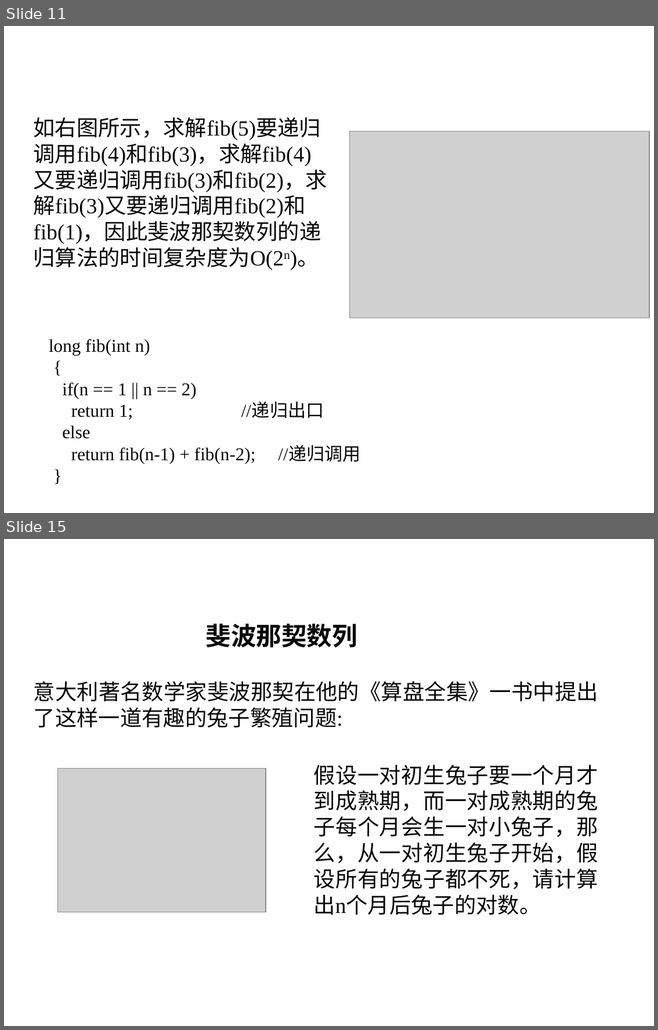
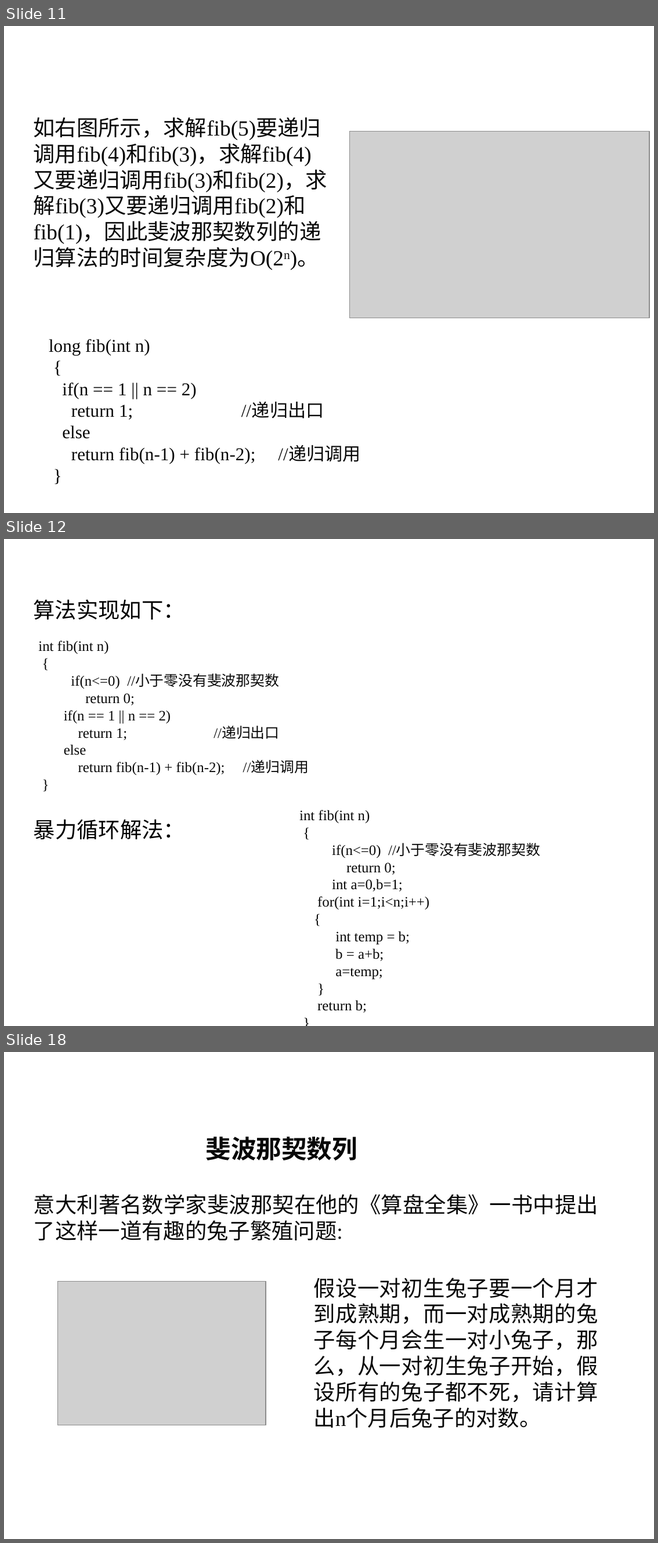
Before and after one commit to liutongling/DP, a slide deck: file/第3章 分治法计.pptx. Shown one above the other, each under a label of ours: slides 11 and 15 before the commit, slides 11, 12 and 18 after it; the slides between them are not shown. The pictures are 658x1030 and 658x1543 pixels, drawn with LibreOffice and Linux fonts; fonts in the diff are those of the drawing; grey boxes stand for pictures; background and template pictures are left out. Boxes give left, top, right and bottom in pixels: in the first picture for what was removed or moved away, otherwise in the second. Text is boxed around its words. In the diff, an @@ line names an element or a change of style, - is before the commit and + after.

Commit message:
添加递归函数和快速排序代码

```diff
--- a/file/第3章 分治法计.pptx
+++ b/file/第3章 分治法计.pptx
@@ slide 12 added at [4,539,654,1026], background #FFFFFF @@
@@ text added at [34,599,185,620], 24 pt, text #000000 @@
+算法实现如下：
@@ text added at [38,641,308,775], 16 pt, text #080808 @@
+int fib(int n)
+{
+if(n<=0) //小于零没有斐波那契数
+return 0;
+if(n == 1 || n == 2)
+return 1; //递归出口
+else
+return fib(n-1) + fib(n-2); //递归调用
+}
@@ text added at [299,810,540,1013], 16 pt, text #080808 @@
+int fib(int n)
+{
+if(n<=0) //小于零没有斐波那契数
+return 0;
+int a=0,b=1;
+for(int i=1;i<n;i++)
+{
+int temp = b;
+b = a+b;
+a=temp;
+}
+return b;
+}
@@ text added at [34,819,185,839], 24 pt, text #000000 @@
+暴力循环解法：
@@ what was slide 15 is now slide 18 @@
```
Also in this commit, not shown: 4 slides changed, 2 other slides added, 2 other files.
